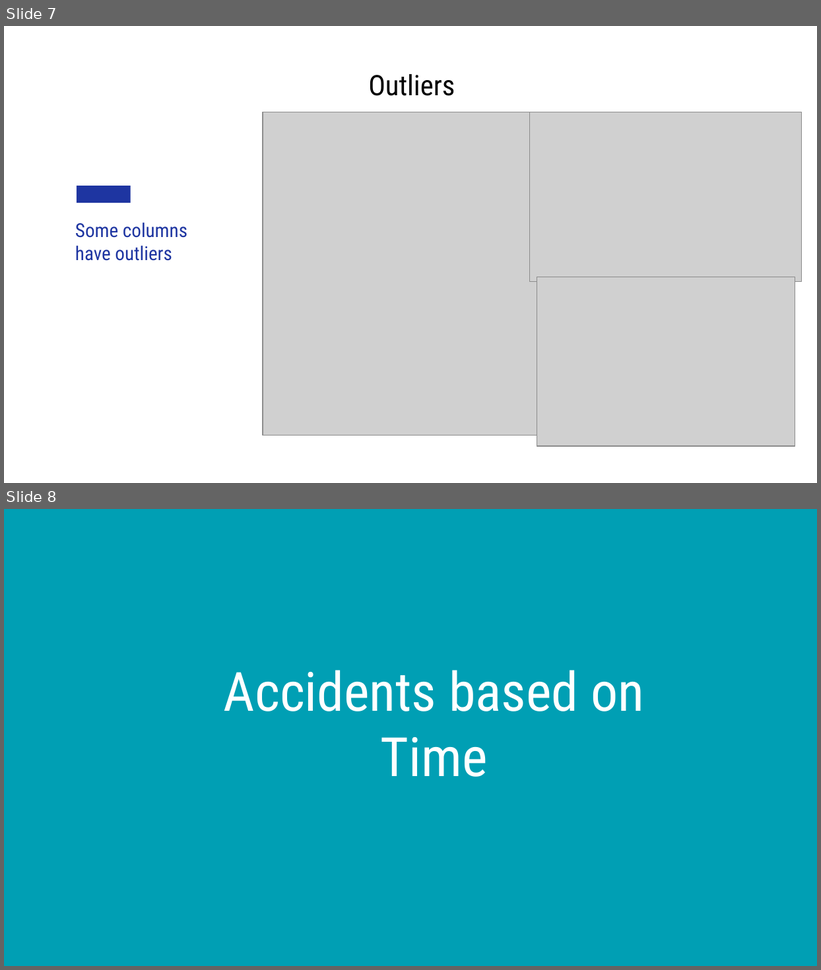
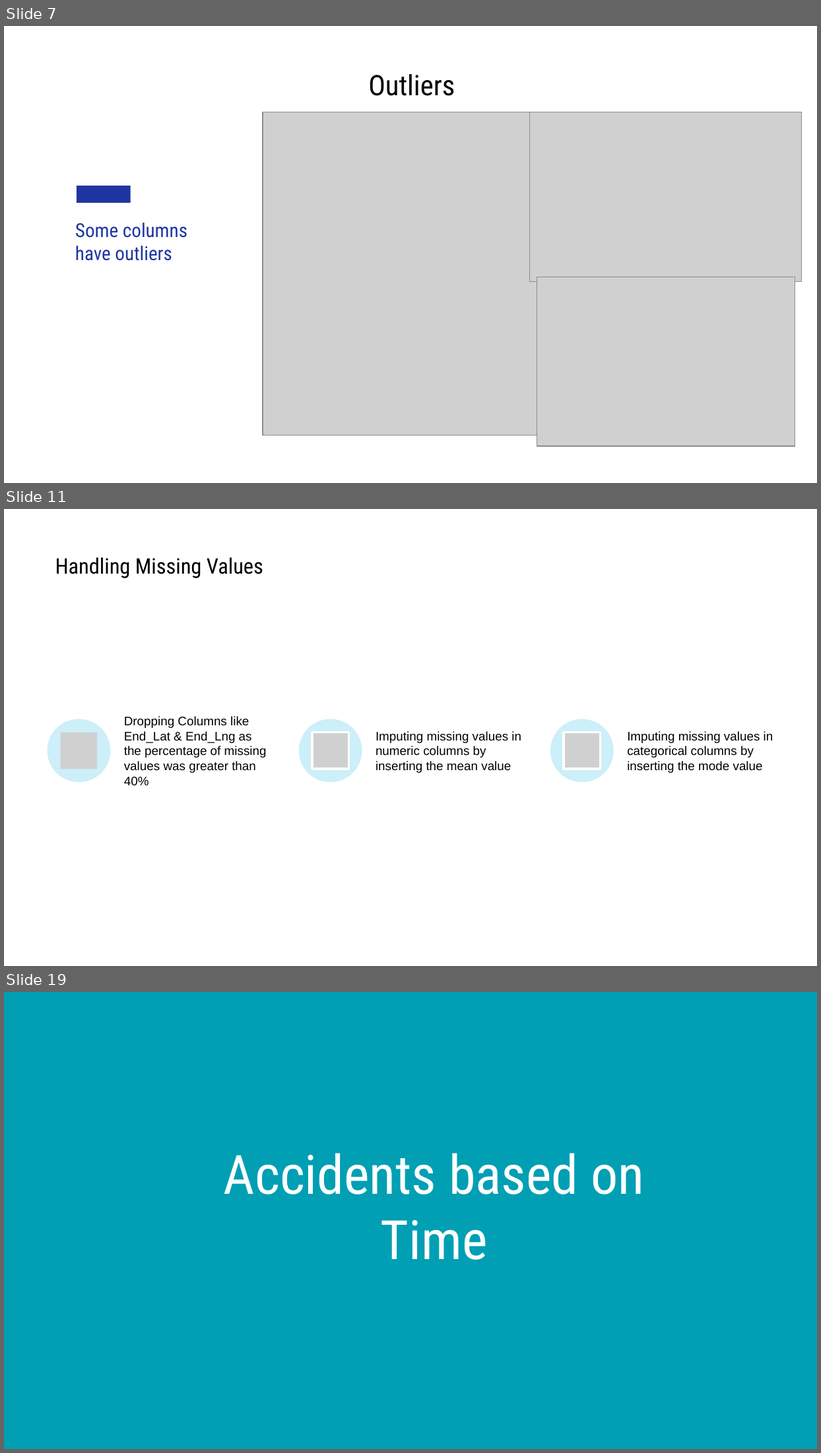
Before and after one commit to Person-Ad/US-Accidents-Big-Data-Analytics-Spark, a slide deck: docs/Team 10 Presentation.pptx. Shown one above the other, each under a label of ours: slides 7 and 8 before the commit, slides 7, 11 and 19 after it; the slides between them are not shown. The pictures are 821x970 and 821x1453 pixels, drawn with LibreOffice and Linux fonts; fonts in the diff are those of the drawing; grey boxes stand for pictures. Boxes give left, top, right and bottom in pixels: in the first picture for what was removed or moved away, otherwise in the second. Text is boxed around its words. In the diff, an @@ line names an element or a change of style, - is before the commit and + after.

```diff
--- a/docs/Team 10 Presentation.pptx
+++ b/docs/Team 10 Presentation.pptx
@@ slide 11 added at [4, 509, 817, 966], background #FFFFFF @@
@@ title added at [55, 557, 263, 578], 19 pt, text #000000 @@
+Handling Missing Values
@@ group added at [47, 716, 774, 786]: 3 ellipses, 3 pictures, 3 texts @@
+Dropping Columns like End_Lat & End_Lng as the percentage of missing values was greater than 40%
+Imputing missing values in numeric columns by inserting the mean value
+Imputing missing values in categorical columns by inserting the mode value
@@ what was slide 8 is now slide 19 @@
```
Also in this commit, not shown: 18 other slides added, 1 slide removed, 2 other files.
